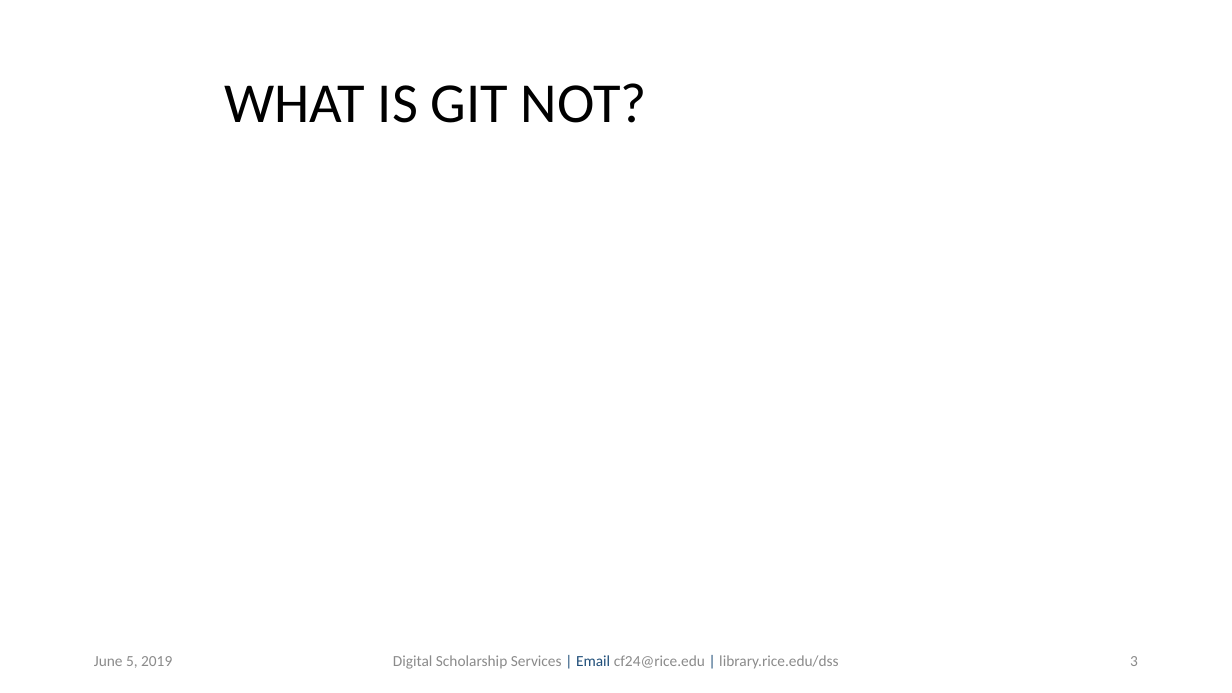
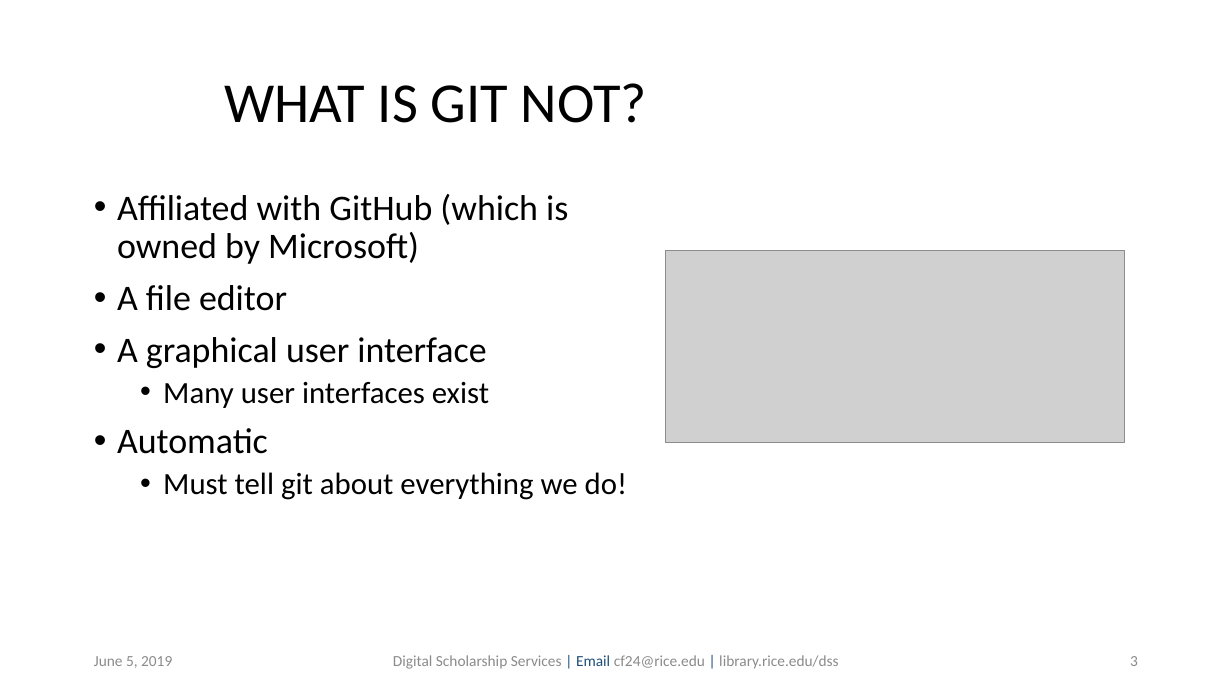
Before and after one commit to bakitybacon/rice-data-and-donuts, a slide deck: slide 3 of github/Introduction to Git & GitHub.pptx. Drawn at 1232x693 pixels with LibreOffice and Linux fonts; fonts in the diff are those of the drawing; grey boxes stand for pictures; background and template pictures are left out. Boxes give left, top, right and bottom in pixels: in the first picture for what was removed or moved away, otherwise in the second. Text is boxed around its words. In the diff, an @@ line names an element or a change of style, - is before the commit and + after.

```diff
--- a/github/Introduction to Git & GitHub.pptx
+++ b/github/Introduction to Git & GitHub.pptx
@@ text added at (117,194,627,500), 28 pt, text #000000 @@
+• Affiliated with GitHub (which is owned by Microsoft)
+• A file editor
+• A graphical user interface
+  • Many user interfaces exist
+• Automatic
+  • Must tell git about everything we do!
@@ picture added at (665,250,1125,443) @@
```
Also in this commit, not shown: 4 other slides changed.
